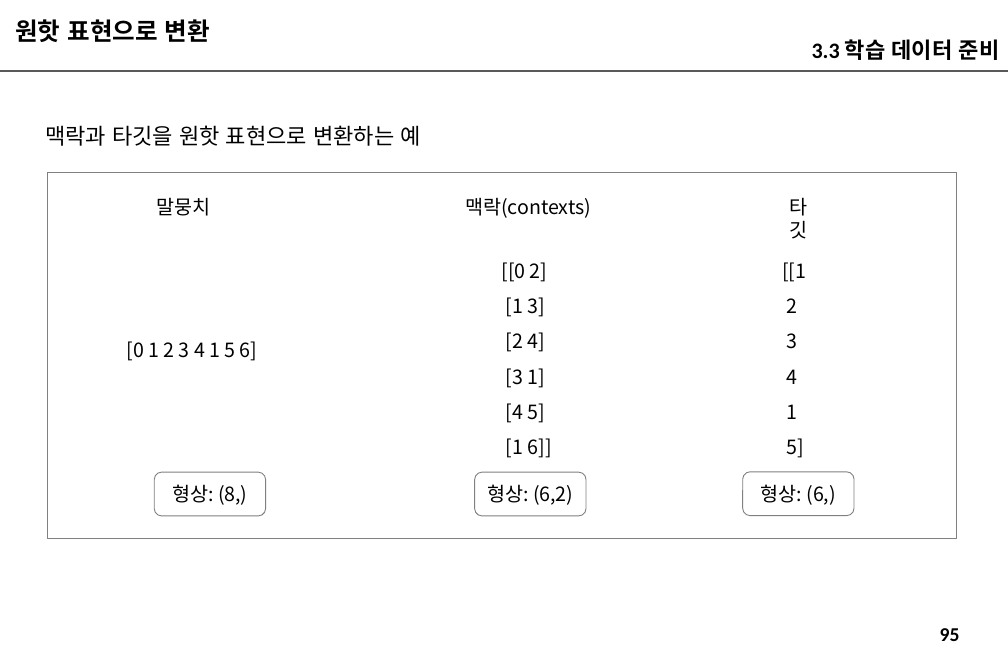
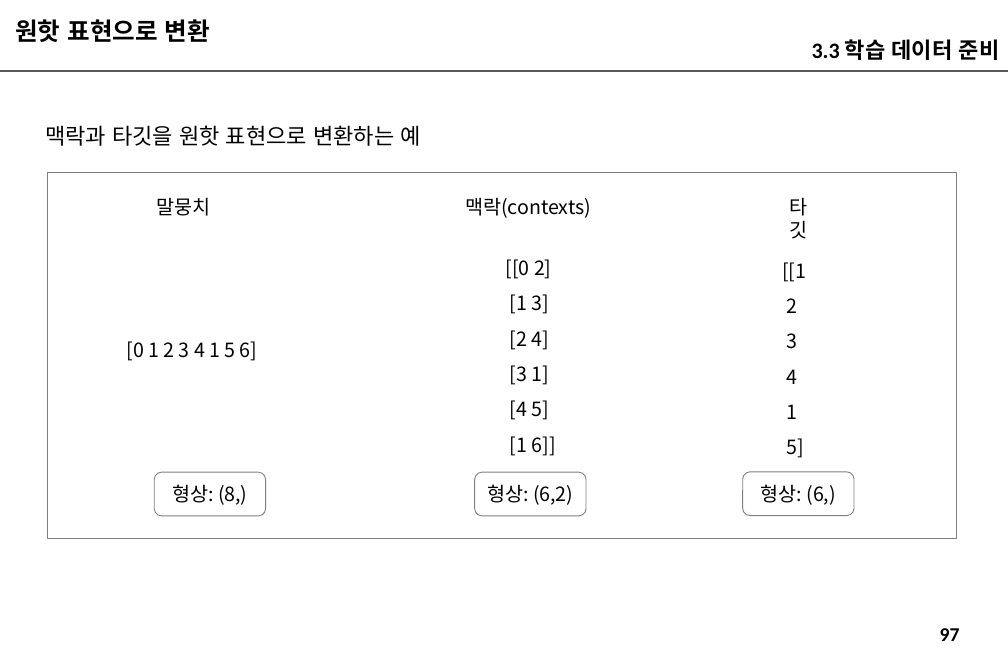
Before and after one commit to imguru-mooc/nlp_week, a slide deck: slide 97 of 인공지능_자연어처리_2_판서.pptx (slide 95 before the commit). Drawn at 1008x662 pixels with LibreOffice and Linux fonts; fonts in the diff are those of the drawing. Boxes give left, top, right and bottom in pixels: in the first picture for what was removed or moved away, otherwise in the second. Text is boxed around its words. In the diff, an @@ line names an element or a change of style, - is before the commit and + after.

```diff
--- a/인공지능_자연어처리_2_판서.pptx
+++ b/인공지능_자연어처리_2_판서.pptx
@@ text "[[0 2]": place and size @@
-text "[[0 2]" at (501, 262, 552, 458)
+text "[[0 2]" at (506, 259, 556, 456)
@@ page number at (940, 628, 960, 641): text changed @@
-95
+97
```
Also in this commit, not shown: 19 other slides changed, 10 slides added.
